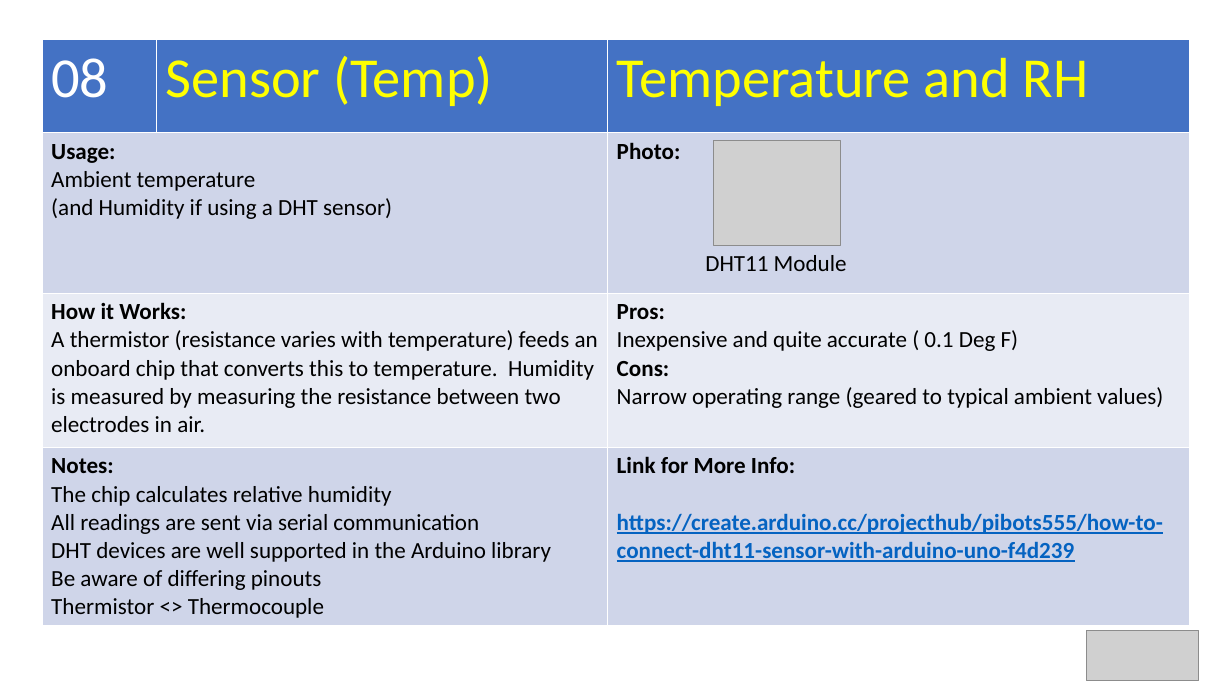
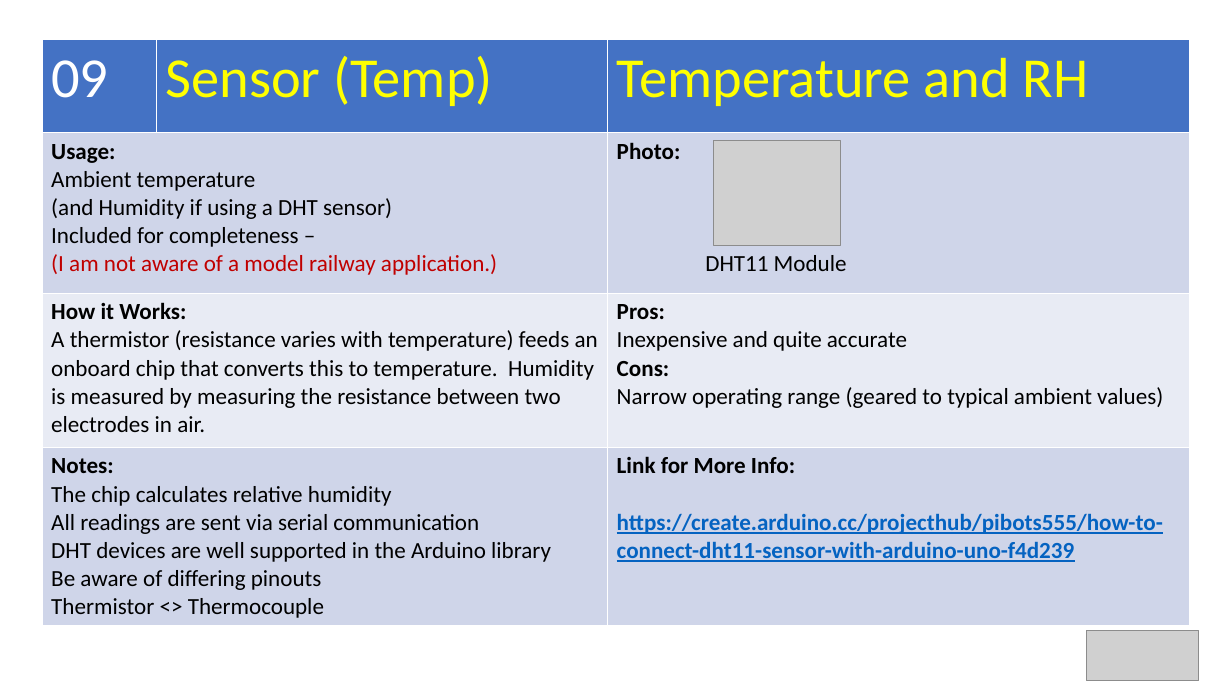
Before and after one commit to Alan-Lomax/MERG-SIG-Presentations, a slide deck: slide 35 of Arduino IO Compendium.pptx (slide 20 before the commit). Drawn at 1232x693 pixels with LibreOffice and Linux fonts; fonts in the diff are those of the drawing; grey boxes stand for pictures. Boxes give left, top, right and bottom in pixels: in the first picture for what was removed or moved away, otherwise in the second. Text is boxed around its words. In the diff, an @@ line names an element or a change of style, - is before the commit and + after.

```diff
--- a/Arduino IO Compendium.pptx
+++ b/Arduino IO Compendium.pptx
@@ table at box(42, 40, 1189, 623) @@
-row 1, column 1: 08
+row 1, column 1: 09
-row 2, column 1: Usage: / Ambient temperature / (and Humidity if using a DHT sensor)
+row 2, column 1: Usage: / Ambient temperature / (and Humidity if using a DHT sensor) / Included for completeness – / (I am not aware of a model railway application.)
-row 3, column 3: Pros: / Inexpensive and quite accurate ( 0.1 Deg F) / Cons: / Narrow operating range (geared to typical ambient values)
+row 3, column 3: Pros: / Inexpensive and quite accurate / Cons: / Narrow operating range (geared to typical ambient values)
```
Also in this commit, not shown: 19 other slides changed, 1 slide added.
